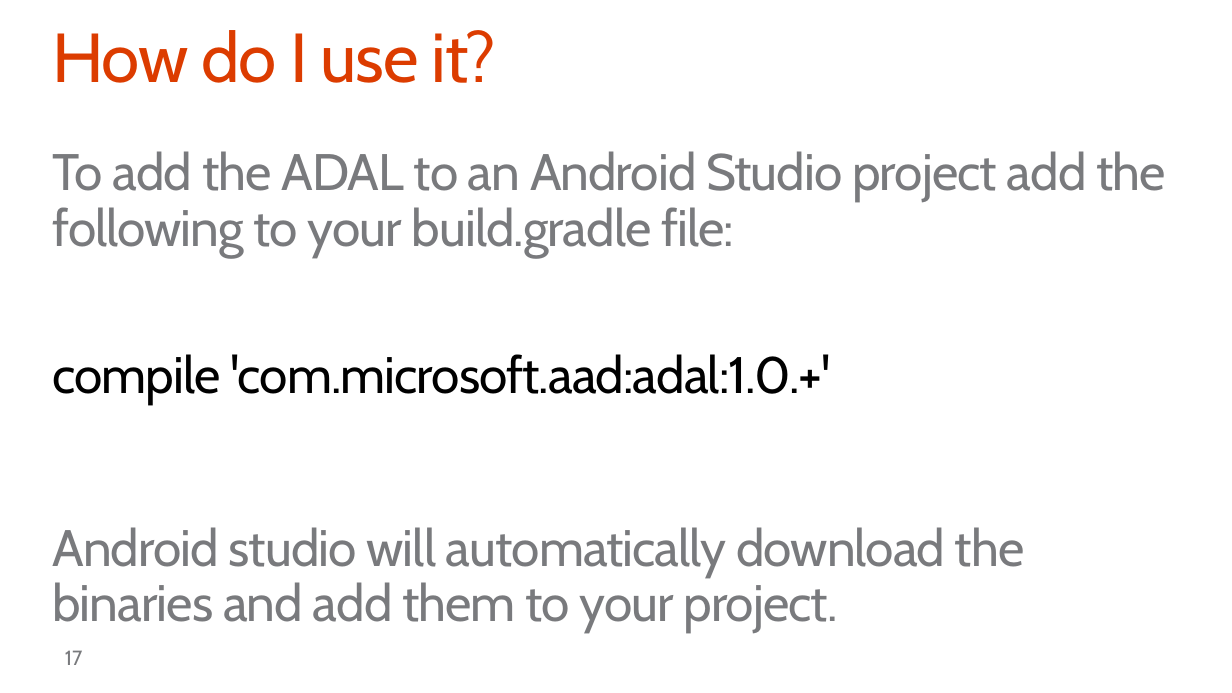
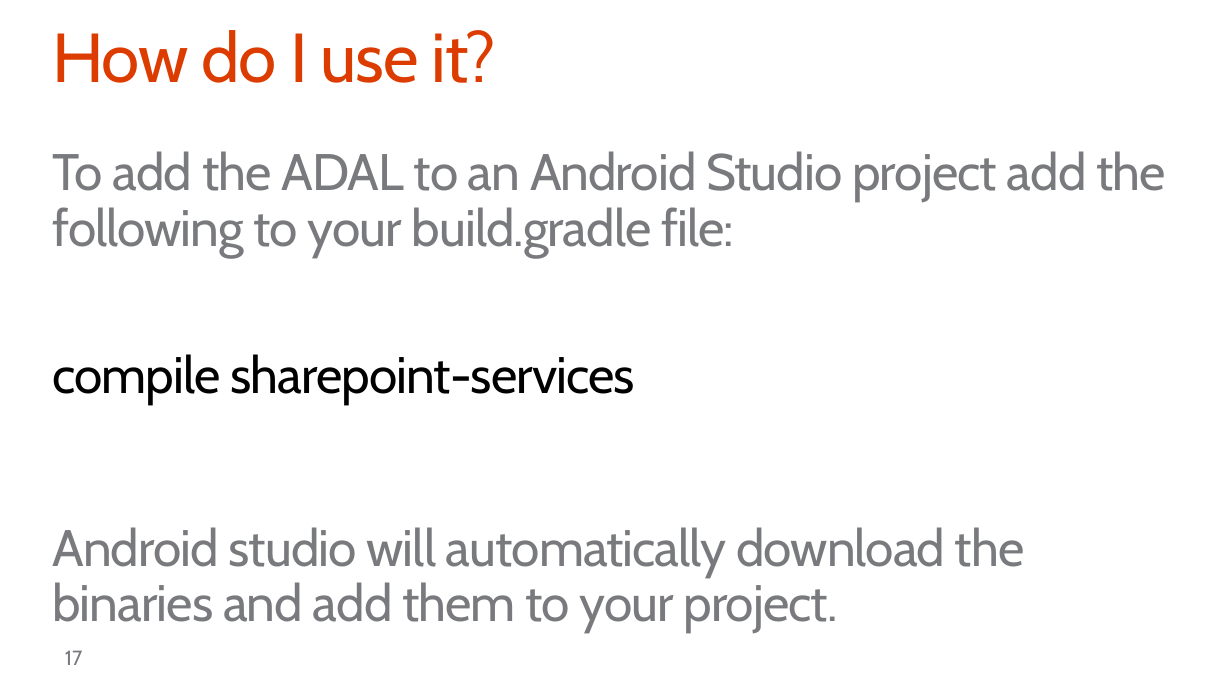
Before and after one commit to fabbbiob/TrainingContent, a slide deck: slide 17 of O3654/O3654-4 Native Android Development with Office 365 APIs/O3654-4 Deep dive into native Android Development with Office 365 APIs.pptx. Drawn at 1232x693 pixels with LibreOffice and Linux fonts; fonts in the diff are those of the drawing; background and template pictures are left out. Boxes give left, top, right and bottom in pixels: in the first picture for what was removed or moved away, otherwise in the second. Text is boxed around its words. In the diff, an @@ line names an element or a change of style, - is before the commit and + after.

Commit message:
Slide deck content updates.

```diff
--- a/O3654/O3654-4 Native Android Development with Office 365 APIs/O3654-4 Deep dive into native Android Development with Office 365 APIs.pptx
+++ b/O3654/O3654-4 Native Android Development with Office 365 APIs/O3654-4 Deep dive into native Android Development with Office 365 APIs.pptx
@@ text at bbox=[52, 354, 635, 404]: text changed @@
-compile 'com.microsoft.aad:adal:1.0.+'
+compile sharepoint-services
```
